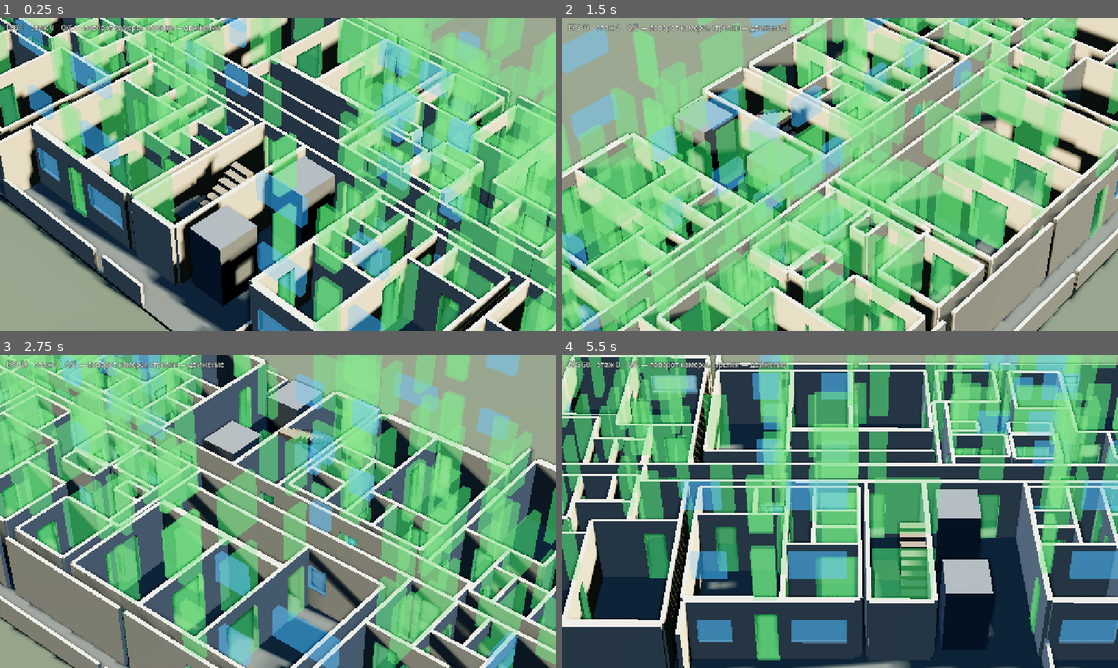
Above: before the commit, frames 1-4 (two rows, left to right).
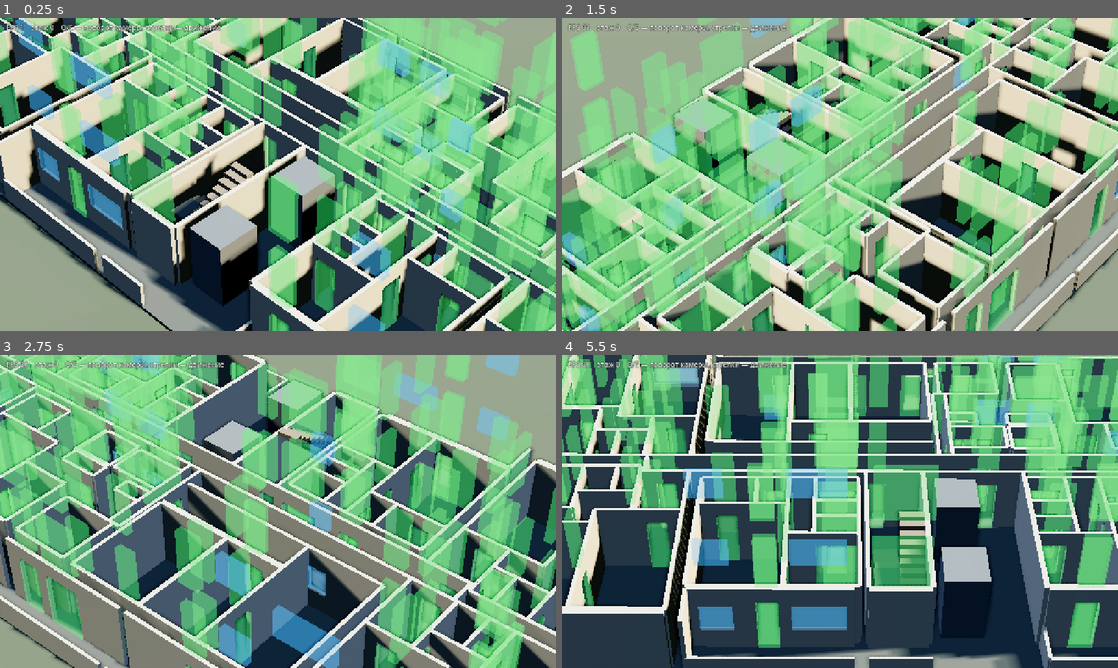
Above: after the commit, the same moments.

Repository: SashkoSoft/Godot_skilled
Game: Godot game, scene res://main.tscn
The game is run twice, just before and just after one commit, with the same random seed, the same clock (stepped at 60 frames per second) and the same inputs.
Inputs:
- Up to frame 1 (0.25 s): no input
- Up to frame 2 (1.5 s): hold Right (ui_right) 0.53-1.28 s; hold Q 0.53-1.28 s; hold Down (ui_down) from 1.28 s (still down); tap E at 1.35 s
- Up to frame 3 (2.75 s): release Down (ui_down) at 2.03 s; hold Right (ui_right) from 2.03 s (still down); hold Q from 2.03 s (still down)
- Up to frame 4 (5.5 s): release Right (ui_right) at 2.78 s; release Q at 2.78 s; hold Up (ui_up) 2.78-3.53 s; tap E at 2.85, 4.35 s; hold Q 3.53-4.28 s; hold Left (ui_left) 3.53-5.03 s; hold Down (ui_down) from 5.03 s (still down); hold Q from 5.03 s (still down)

The runs differ from the first frame. In frame 1, 22% of the frame differs, in the area x 0-100%, y 0-100%; in frame 2, 37%; in frame 3, 31%; in frame 4, 52%.

Commit message:
Сверка по каждому помещению: у всех есть дверь, все достижимы
Три настоящих ошибки, которые нашлись поимённой сверкой:

1. Проверка проходимости резала дверь СКВОЗЬ МЕЖКВАРТИРНУЮ СТЕНУ — из жилой
   45-й прямо в жилую 43-й, минуя коридор. Теперь _may_open разрешает проём
   только внутри квартиры или из мест общего пользования, и то же правило
   отбрасывает ошибочно прочитанные с чертежа «двери» между квартирами.
2. Двери, добавленные физической проверкой, не прорезали вторую стену, когда
   между помещениями оставалась щель, — дверь упиралась в неё.
3. Снятое с чертежа окно и добавленная дверь совпадали на одной стене:
   подоконник окна наглухо перекрывал дверной проём. Дверь важнее — окно
   на этом месте убирается.

main.gd --audit печатает таблицу: помещение, квартира, назначение, число
дверей, свободных ячеек, залито. Сейчас: 67 помещений, без двери 0,
недостижимо 0, слишком тесных для проверки 0.

Diff:
--- a/game/main.gd
+++ b/game/main.gd
@@ -29,6 +29,7 @@
 var _reach_map := false
 var _fix_reach := false
 var _prune := false
+var _audit := false
 var _no_fade := false   ## для осмотра: не гасить стены прозрачностью
 var _spawn := Vector2(-1.6, 1.2)   ## лестничная клетка
 var _walk_test := false
@@ -286,6 +287,9 @@
 			_fix_reach = true
 		elif a == "--check-reach":
 			_check_reach = true
+		elif a == "--audit":
+			_check_reach = true
+			_audit = true
 		elif a == "--no-fade":
 			_no_fade = true
 		elif a == "--plan":
@@ -449,6 +453,8 @@
 		building = null
 		await get_tree().process_frame
 		_build_tower()
+	if _audit:
+		_audit_rooms()
 	for r in bad:
 		print("   НЕТ ХОДА: помещение %d, квартира %d, назначение %d"
 				% [r["room"], r["flat"], r["kind"]])
@@ -483,3 +489,52 @@
 	f.store_string(text)
 	f.close()
 	print("[проход] дописано дверей: ", Tower.extra_doors.size())
+
+
+## Поимённая сверка: у каждого помещения — свои двери и своя достижимость.
+func _audit_rooms() -> void:
+	var space := get_viewport().world_3d.direct_space_state
+	var res := ReachCheck.run(space, _start_floor * Tower.FLOOR_H)
+	var share: Dictionary = {}
+	for r in res["rooms"]:
+		share[r["room"]] = [r["free"], r["reached"]]
+	var names := ["жилая", "кухня", "санузел", "прихожая", "ядро", "лоджия", "шахта"]
+	var bti := {0: "46", 1: "44", 2: "45", 3: "43", 4: "42", 5: "41",
+			6: "48", 7: "47", 8: "общее"}
+	var no_door := 0
+	var tiny := 0
+	var unreached := 0
+	var counted := 0
+	print("[сверка] помещение | квартира | назначение | дверей | ячеек | залито")
+	for i in Tower.ROOMS.size():
+		var r = Tower.ROOMS[i]
+		var kind := int(r[5])
+		if kind == Tower.SHF:
+			continue
+		counted += 1
+		var doors := 0
+		for w in building.walls_built:
+			if w["parapet"]:
+				continue
+			if w["inner"] != i and w["outer"] != i:
+				continue
+			for h: Vector3 in (w["holes"] as Array[Vector3]):
+				if h.z < 0.5:
+					doors += 1
+		var st: Array = share.get(i, [0, 0])
+		var free: int = st[0]
+		var got: int = st[1]
+		var mark := ""
+		if doors == 0:
+			mark += "  БЕЗ ДВЕРИ"
+			no_door += 1
+		if free < 6:
+			mark += "  тесно для проверки"
+			tiny += 1
+		elif float(got) / float(free) < 0.15:
+			mark += "  НЕ ДОСТАЁТСЯ"
+			unreached += 1
+		print("   %2d | кв %-6s | %-9s | %d | %4d | %4d%s"
+				% [i, bti.get(int(r[4]), "?"), names[kind], doors, free, got, mark])
+	print("[сверка] помещений %d, без двери %d, недостижимо %d, слишком тесных %d"
+			% [counted, no_door, unreached, tiny])
--- a/game/plan_extra_doors.gd
+++ b/game/plan_extra_doors.gd
@@ -4,48 +4,31 @@
 ## Найдены физической проверкой: main.gd --fix-reach.
 
 const DOORS := {
-	"0|-0.40|-11.70|-9.95": [Vector3(-0.000, 0.900, 0.0)],
-	"0|-0.40|11.95|12.90": [Vector3(0.000, 0.950, 0.0)],
-	"0|-0.40|9.90|11.75": [Vector3(-0.042, 0.900, 0.0)],
 	"0|-2.50|3.20|5.00": [Vector3(0.000, 1.600, 0.0)],
 	"0|-2.65|3.20|5.00": [Vector3(0.000, 1.600, 0.0)],
 	"0|-2.75|6.00|7.30": [Vector3(-0.000, 0.900, 0.0)],
-	"0|-3.20|-11.85|-9.95": [Vector3(-0.000, 0.900, 0.0)],
-	"0|-3.75|-17.30|-16.20": [Vector3(0.000, 0.900, 0.0)],
-	"0|-3.75|16.20|17.30": [Vector3(0.000, 0.900, 0.0)],
-	"0|-8.05|3.40|9.40": [Vector3(0.201, 0.900, 0.0)],
-	"0|0.70|-0.60|3.40": [Vector3(0.644, 0.900, 0.0)],
-	"0|2.55|-4.85|-3.15": [Vector3(0.000, 1.600, 0.0)],
+	"0|-3.40|3.20|5.00": [Vector3(0.000, 1.600, 0.0)],
+	"0|-7.50|-3.45|-0.05": [Vector3(1.109, 0.900, 0.0)],
+	"0|-7.50|0.45|3.00": [Vector3(0.000, 0.900, 0.0)],
+	"0|-8.05|-3.05|2.90": [Vector3(0.000, 1.600, 0.0), Vector3(1.800, 0.900, 0.0)],
+	"0|0.70|-9.90|-2.85": [Vector3(-0.080, 0.900, 0.0), Vector3(2.375, 1.600, 0.0)],
+	"0|0.70|3.40|10.05": [Vector3(0.000, 1.600, 0.0), Vector3(-2.500, 1.550, 0.0)],
+	"0|1.10|-4.85|-3.15": [Vector3(0.000, 1.600, 0.0)],
+	"0|1.10|-7.15|-5.90": [Vector3(0.070, 0.900, 0.0)],
+	"0|1.10|3.45|5.00": [Vector3(0.000, 1.550, 0.0)],
 	"0|2.55|3.45|5.00": [Vector3(-0.045, 0.900, 0.0)],
 	"0|3.50|3.45|5.00": [Vector3(-0.045, 0.900, 0.0)],
-	"0|3.70|-17.85|-16.10": [Vector3(0.244, 0.900, 0.0)],
-	"0|3.70|16.15|18.00": [Vector3(-0.042, 0.900, 0.0)],
-	"1|-0.05|-7.50|-2.90": [Vector3(0.000, 1.600, 0.0)],
-	"1|-11.85|-2.15|-0.40": [Vector3(0.000, 0.900, 0.0)],
-	"1|-13.30|-8.75|-3.95": [Vector3(-0.000, 0.900, 0.0)],
-	"1|-14.15|-2.15|-0.40": [Vector3(0.000, 1.600, 0.0)],
-	"1|-3.40|-7.50|-2.90": [Vector3(0.000, 1.600, 0.0)],
-	"1|-3.45|-7.50|-2.90": [Vector3(0.000, 1.600, 0.0)],
-	"1|-4.85|2.55|3.50": [Vector3(0.000, 0.950, 0.0)],
+	"0|4.50|3.45|5.00": [Vector3(-0.045, 0.900, 0.0)],
+	"0|7.40|3.45|6.35": [Vector3(-0.000, 0.900, 0.0)],
+	"0|7.55|3.50|9.50": [Vector3(-1.600, 0.900, 0.0)],
+	"1|-16.15|-8.75|-3.95": [Vector3(0.450, 1.600, 0.0)],
+	"1|-16.20|-8.05|-3.75": [Vector3(0.000, 1.600, 0.0)],
 	"1|-5.90|2.75|4.50": [Vector3(0.000, 0.900, 0.0)],
 	"1|-5.90|4.50|7.40": [Vector3(0.000, 0.900, 0.0)],
-	"1|-6.05|-2.90|-1.35": [Vector3(-0.045, 0.900, 0.0)],
-	"1|-6.05|-7.50|-2.90": [Vector3(0.000, 1.600, 0.0)],
-	"1|0.45|-7.50|-4.95": [Vector3(0.000, 1.600, 0.0)],
-	"1|11.95|0.70|2.00": [Vector3(0.000, 0.900, 0.0)],
-	"1|12.80|0.35|2.00": [Vector3(0.092, 0.900, 0.0)],
-	"1|12.90|-2.15|-0.40": [Vector3(0.000, 0.900, 0.0)],
-	"1|13.30|-8.75|-3.95": [Vector3(-0.000, 0.900, 0.0)],
-	"1|13.35|3.90|8.65": [Vector3(-0.041, 0.900, 0.0)],
-	"1|3.00|-7.50|-4.95": [Vector3(-0.000, 0.900, 0.0)],
-	"1|3.70|-7.45|-4.45": [Vector3(0.000, 1.600, 0.0)],
-	"1|5.00|-2.50|-0.85": [Vector3(0.000, 0.900, 0.0)],
-	"1|5.00|2.55|3.50": [Vector3(0.000, 0.950, 0.0)],
-	"1|5.10|-2.65|-0.85": [Vector3(0.000, 1.600, 0.0)],
-	"1|5.95|-7.45|-4.45": [Vector3(0.000, 1.600, 0.0)],
-	"1|6.00|-7.45|-2.75": [Vector3(0.000, 1.600, 0.0)],
+	"1|16.10|-8.75|-3.95": [Vector3(0.000, 1.600, 0.0)],
+	"1|16.20|-8.05|-3.75": [Vector3(-0.450, 1.600, 0.0)],
+	"1|5.95|-7.45|-4.45": [Vector3(-0.041, 0.900, 0.0)],
+	"1|6.00|-7.45|-2.75": [Vector3(0.000, 1.600, 0.0), Vector3(-0.891, 0.900, 0.0)],
 	"1|6.35|1.10|2.75": [Vector3(0.000, 0.900, 0.0)],
 	"1|6.35|2.75|4.50": [Vector3(0.000, 0.900, 0.0)],
-	"1|9.45|-7.45|-2.75": [Vector3(0.000, 1.600, 0.0)],
-	"1|9.90|-8.75|-3.20": [Vector3(0.000, 1.600, 0.0)],
 }
--- a/game/tower.gd
+++ b/game/tower.gd
@@ -311,6 +311,19 @@
 	return -1
 
 
+## Дверь допустима только внутри одной квартиры или из мест общего
+## пользования. Межквартирную стену не режем никогда — как бы ни хотелось
+## проверке проходимости: из комнаты в комнату соседней квартиры хода нет.
+func _may_open(a: int, b: int) -> bool:
+	if a < 0 or b < 0:
+		return false
+	if int(ROOMS[a][5]) == SHF or int(ROOMS[b][5]) == SHF:
+		return false
+	var fa := int(ROOMS[a][4])
+	var fb := int(ROOMS[b][4])
+	return fa == fb or fa == 8 or fb == 8
+
+
 ## Что за проём между двумя помещениями: -1 глухая стена, 0 дверь, 1 окно.
 func _opening(a: int, b: int, length: float, on_facade: bool) -> int:
 	if a < 0:
@@ -383,6 +396,8 @@
 				var h: Vector3 = v
 				# косяки на скане съедают края проёма — добавляем их обратно
 				if h.z < 0.5:
+					if not _may_open(inner, outer) and outer >= 0:
+						continue      # «дверь» сквозь межквартирную стену — промах чтения
 					h.y = maxf(h.y, 0.70)
 				holes.append(h)
 		else:
@@ -477,7 +492,7 @@
 ## Проём должен целиком лежать в стене и не упираться в угол: иначе капсула
 ## игрока в него не входит, даже если по чертежу он там есть.
 func _fit_holes(holes: Array[Vector3], length: float) -> Array[Vector3]:
-	var out: Array[Vector3] = []
+	var fitted: Array[Vector3] = []
 	for h: Vector3 in holes:
 		var w := minf(h.y, length - 0.16)
 		if w < 0.4:
@@ -485,7 +500,20 @@
 		var lim := (length - w) * 0.5 - 0.08
 		if lim < 0.0:
 			lim = 0.0
-		out.append(Vector3(clampf(h.x, -lim, lim), w, h.z))
+		fitted.append(Vector3(clampf(h.x, -lim, lim), w, h.z))
+
+	# Окно и дверь на одном месте несовместимы: у окна остаётся подоконник,
+	# и он наглухо перекрывает дверной проём. Дверь важнее — окно убираем.
+	var out: Array[Vector3] = []
+	for h: Vector3 in fitted:
+		if h.z >= 0.5:
+			var blocked := false
+			for d: Vector3 in fitted:
+				if d.z < 0.5 and absf(d.x - h.x) < (d.y + h.y) * 0.5 - 0.05:
+					blocked = true
+			if blocked:
+				continue
+		out.append(h)
 	return out
 
 
@@ -525,7 +553,7 @@
 				ok = int(ROOMS[other][5]) == LIV or int(ROOMS[other][5]) == KIT
 			if not ok:
 				continue
-			if int(ROOMS[other][4]) != int(ROOMS[i][4]) and int(ROOMS[other][4]) != 8:
+			if not _may_open(i, other):
 				continue
 			var width := minf(DOOR_ROOM, w["len"] - 0.20)
 			if width < DOOR_ROOM and w["len"] >= 0.70 and w["len"] <= 1.60:
@@ -604,7 +632,7 @@
 			continue
 		var a: int = w["inner"]
 		var b: int = w["outer"]
-		if b < 0 or int(ROOMS[a][5]) == SHF or int(ROOMS[b][5]) == SHF:
+		if b < 0 or not _may_open(a, b):
 			continue
 		var a_ok := seen.has(a)
 		var b_ok := seen.has(b)
@@ -641,7 +669,7 @@
 	for w2 in recs:
 		if w2 == w or w2["parapet"] or w2["axis"] != w["axis"]:
 			continue
-		if absf(w2["fixed"] - w["fixed"]) > 0.45:
+		if absf(w2["fixed"] - w["fixed"]) > 0.85:
 			continue
 		if abs_c < w2["a0"] + width * 0.5 or abs_c > w2["a1"] - width * 0.5:
 			continue
@@ -654,6 +682,29 @@
 					Vector3(abs_c - w2["mid"], width, KIND_DOOR))
 
 
+## Если между помещениями осталась щель, стены там две — вторую надо
+## прорезать тоже, иначе дверь упрётся в неё.
+func _twin(w: Dictionary, off: float, width: float) -> void:
+	var abs_c: float = w["mid"] + off
+	for w2 in walls_built:
+		if w2 == w or w2["parapet"] or w2["axis"] != w["axis"]:
+			continue
+		if absf(w2["fixed"] - w["fixed"]) > 0.85:
+			continue
+		if abs_c < w2["a0"] + width * 0.5 or abs_c > w2["a1"] - width * 0.5:
+			continue
+		var key2 := "%d|%.2f|%.2f|%.2f" % [w2["axis"], w2["fixed"], w2["a0"], w2["a1"]]
+		var already := false
+		for h: Vector3 in (w2["holes"] as Array[Vector3]):
+			if h.z < 0.5 and absf(w2["mid"] + h.x - abs_c) < width * 0.6:
+				already = true
+		if already:
+			continue
+		var list: Array = extra_doors.get(key2, [])
+		list.append(Vector3(abs_c - w2["mid"], width, KIND_DOOR))
+		extra_doors[key2] = list
+
+
 ## Прорезать проход в помещение по требованию физической проверки.
 ## Стены перебираются от лучшей к худшей; уже прорезанная стена расширяется
 ## до полного проёма, а если и это не помогло — берётся следующая.
@@ -667,7 +718,7 @@
 		if a != room and b != room:
 			continue
 		var other: int = b if a == room else a
-		if int(ROOMS[other][5]) == SHF:
+		if not _may_open(a, b):
 			continue
 		if w["len"] < 0.70:
 			continue
@@ -687,13 +738,16 @@
 		var key := "%d|%.2f|%.2f|%.2f" % [w["axis"], w["fixed"], w["a0"], w["a1"]]
 		if not extra_doors.has(key):
 			extra_doors[key] = [Vector3(c["off"], c["width"], KIND_DOOR)]
+			_twin(w, c["off"], c["width"])
 			return key
 		var full := false
 		for v: Vector3 in extra_doors[key]:
 			if v.y >= minf(w["len"], 1.60) - 0.05:
 				full = true
 		if not full:
-			extra_doors[key] = [Vector3(0.0, minf(w["len"], 1.60), KIND_DOOR)]
+			var fw := minf(w["len"], 1.60)
+			extra_doors[key] = [Vector3(0.0, fw, KIND_DOOR)]
+			_twin(w, 0.0, fw)
 			return key
 	return ""
 
Not shown, changed: game/plan_extra_doors.gd.uid
Not shown, changed: docs/plan_labeled.png
